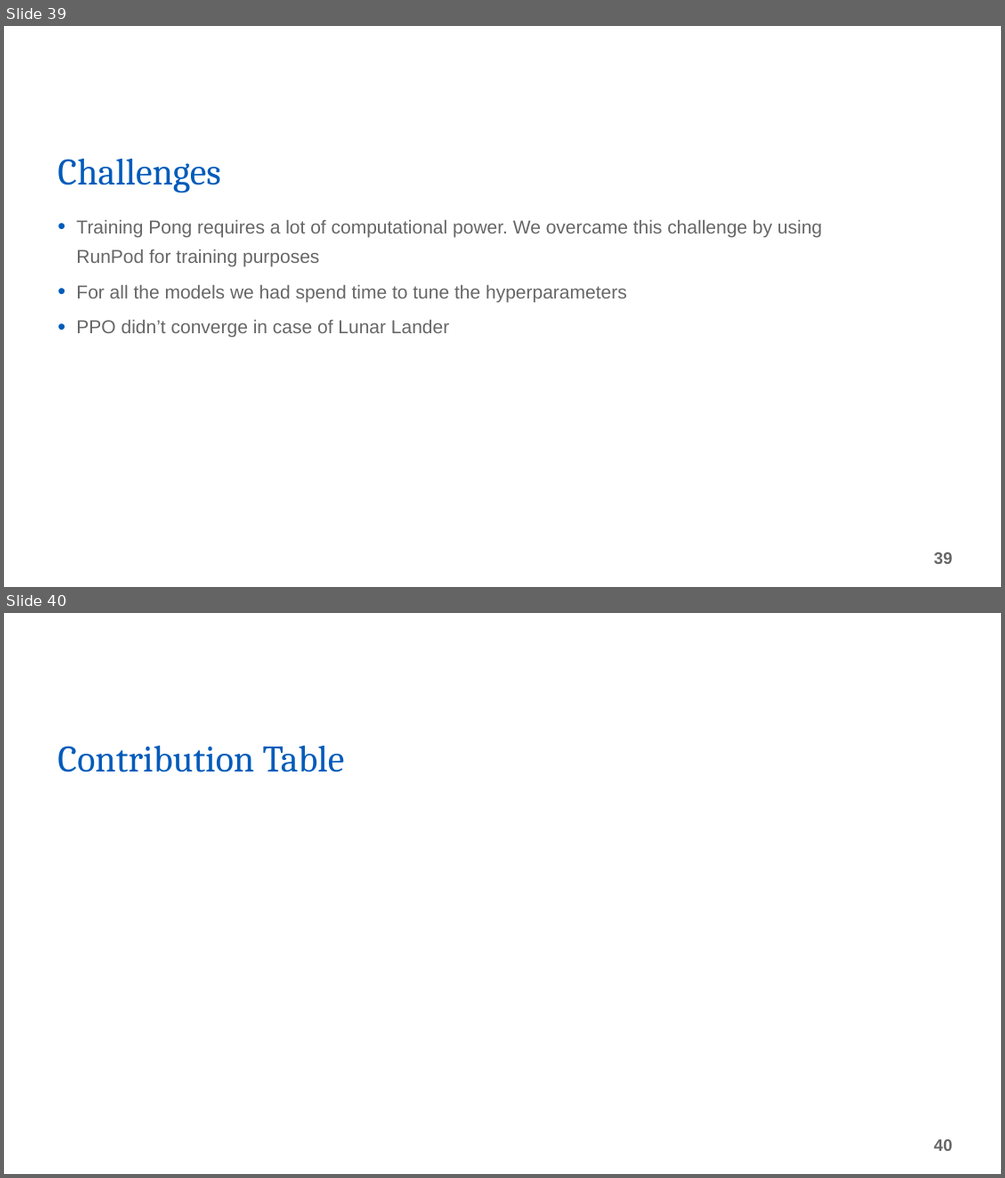
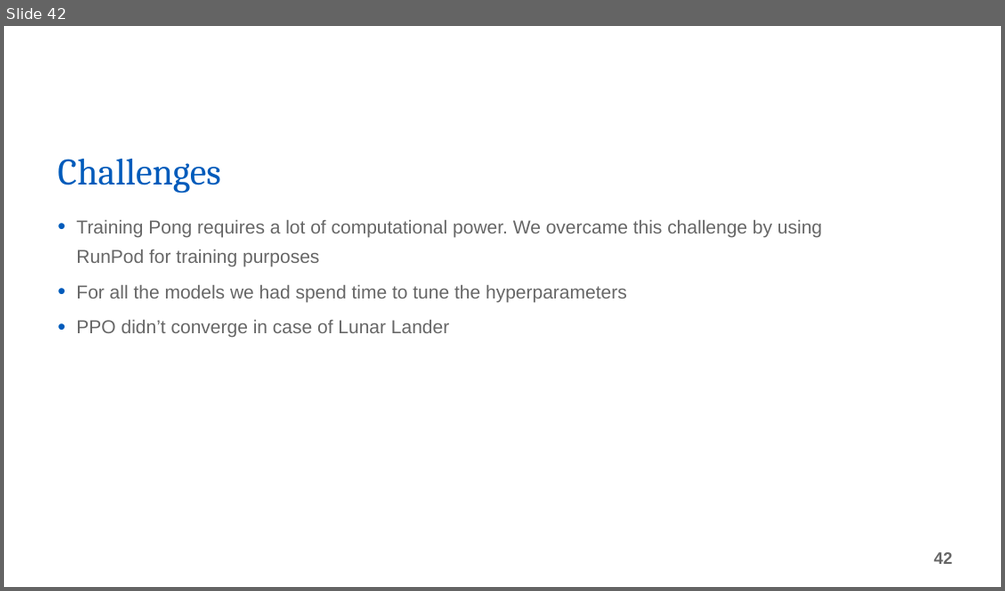
Before and after one commit to vivek-viswam-rv/rl-experiments, a slide deck: Final Project Presentation.pptx. Shown one above the other, each under a label of ours: slides 39 and 40 before the commit, slide 42 after it. The pictures are 1005x1178 and 1005x591 pixels, drawn with LibreOffice and Linux fonts; fonts in the diff are those of the drawing; background and template pictures are left out. Boxes give left, top, right and bottom in pixels: in the first picture for what was removed or moved away, otherwise in the second. Text is boxed around its words. In the diff, an @@ line names an element or a change of style, - is before the commit and + after.

```diff
--- a/Final Project Presentation.pptx
+++ b/Final Project Presentation.pptx
@@ slide 40 removed at box(4, 613, 1001, 1174), background picture (left out) @@
@@ title removed at box(57, 745, 345, 772) @@
-Contribution Table
@@ page number removed at box(934, 1139, 953, 1151) @@
-40
@@ what was slide 39 is now slide 42 @@
@@ page number at box(934, 552, 953, 564): text changed @@
-39
+42
```
Also in this commit, not shown: 4 slides changed, 6 slides added, 1 other slide removed.
